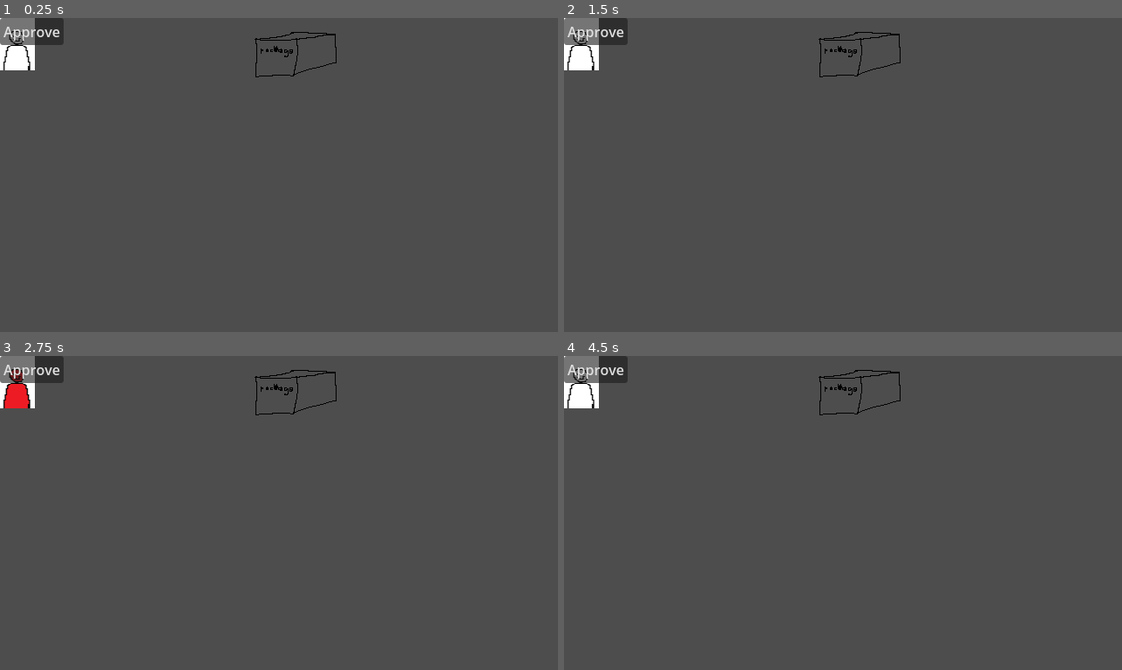
Above: before the commit, frames 1-4 (two rows, left to right).
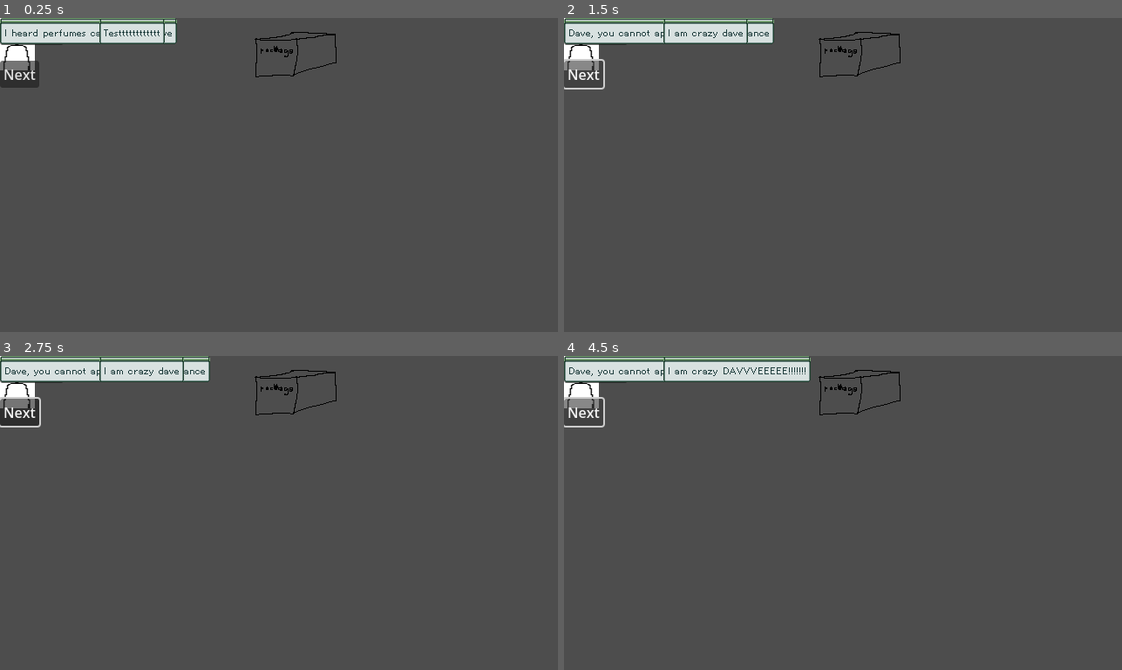
Above: after the commit, the same moments.

Repository: hkattt/blind-box-co
Game: Godot game, scene res://scenes/Main.tscn
Same seed, same stepped clock (60 frames per second), same inputs: the game is played once before the commit and once after it.
Inputs (mouse positions are in pixels of both pictures, inside the frame that each line leads up to):
- Up to frame 1 (0.25 s): no input
- Up to frame 2 (1.5 s): click (586, 74) at 0.5 s, where only the run after the commit has a clickable "Next"; click (586, 74) at 1.25 s, where only the run after the commit has a clickable "Next"
- Up to frame 3 (2.75 s): click "Approve" at 2 s
- Up to frame 4 (4.5 s): click "Approve" at 2.75 s; click "Approve" at 3.5 s; click (586, 412) at 4.25 s, where only the run after the commit has a clickable "Next"

The runs differ from the first frame. In frame 1, 3.0% of the frame differs, in the area x 0-32%, y 0-23%; in frame 2, 3.3%; in frame 3, 3.8%; in frame 4, 3.9%, in the area x 0-45%, y 0-23%.

Commit message:
Created speech bubbles. Started work on Conversation scene

Diff:
--- /dev/null
+++ b/src/data/blind_box_theme.tres
@@ -0,0 +1,17 @@
+[gd_resource type="Theme" load_steps=4 format=3 uid="uid://ddkiveq4ar8ft"]
+
+[ext_resource type="FontFile" uid="uid://ct3hyyyhx1ekm" path="res://assets/font/HelvetiPixel.ttf" id="1_6r2og"]
+[ext_resource type="Texture2D" uid="uid://vk6xhf1hrp23" path="res://assets/ui/text-box.png" id="2_hl4cj"]
+
+[sub_resource type="StyleBoxTexture" id="StyleBoxTexture_bsj0i"]
+texture = ExtResource("2_hl4cj")
+texture_margin_left = 5.0
+texture_margin_top = 10.0
+texture_margin_right = 5.0
+texture_margin_bottom = 5.0
+
+[resource]
+Label/colors/font_color = Color(0.12549, 0.243137, 0.243137, 1)
+Label/font_sizes/font_size = 16
+Label/fonts/font = ExtResource("1_6r2og")
+PanelContainer/styles/panel = SubResource("StyleBoxTexture_bsj0i")
--- /dev/null
+++ b/src/dialogues/conversations/test.json
@@ -0,0 +1,21 @@
+{
+  "type": "conversation",
+  "lines": [
+    {
+      "speaker": "Theorore",
+      "line": "I heard perfumes can be expensive"
+    },
+    {
+      "speaker": "Dave",
+      "line": "I am crazy dave"
+    },
+    {
+      "speaker": "Theorore",
+      "line": "Dave, you cannot appreciate my brilliance"
+    },
+    {
+      "speaker": "Dave",
+      "line": "I am crazy DAVVVEEEEE!!!!!!!"
+    }
+  ]
+}
--- a/src/project.godot
+++ b/src/project.godot
@@ -19,6 +19,7 @@
 
 DayManager="*res://scripts/managers/DayManager.gd"
 GameManager="*res://scripts/managers/GameManager.gd"
+DialogueManager="*res://scripts/managers/DialogueManager.gd"
 
 [display]
 
@@ -27,6 +28,10 @@
 window/stretch/mode="viewport"
 window/stretch/scale_mode="integer"
 
+[gui]
+
+theme/custom="uid://ddkiveq4ar8ft"
+
 [rendering]
 
 renderer/rendering_method="gl_compatibility"
--- a/src/scenes/Interrogation.tscn
+++ b/src/scenes/Interrogation.tscn
@@ -1,6 +1,7 @@
-[gd_scene load_steps=2 format=3 uid="uid://bfv8cebd0myqu"]
+[gd_scene load_steps=3 format=3 uid="uid://bfv8cebd0myqu"]
 
 [ext_resource type="Script" uid="uid://djj2ipq26moa3" path="res://scripts/Interrogation.gd" id="1_wma2k"]
+[ext_resource type="PackedScene" uid="uid://chmvhxmpav5pm" path="res://scenes/ui/Conversation.tscn" id="2_m0gvp"]
 
 [node name="InterrogationMinigame" type="Node2D"]
 script = ExtResource("1_wma2k")
@@ -23,4 +24,6 @@
 offset_bottom = 31.0
 text = "Approve"
 
+[node name="Conversation" parent="." instance=ExtResource("2_m0gvp")]
+
 [connection signal="pressed" from="Approve Button" to="." method="_on_approve_button_pressed"]
--- /dev/null
+++ b/src/scenes/ui/Conversation.tscn
@@ -0,0 +1,21 @@
+[gd_scene load_steps=3 format=3 uid="uid://chmvhxmpav5pm"]
+
+[ext_resource type="Script" uid="uid://cicyixdwclgmh" path="res://scripts/ui/Conversation.gd" id="1_nywg1"]
+[ext_resource type="PackedScene" uid="uid://6or708qkchgm" path="res://scenes/ui/SpeechBubble.tscn" id="1_q61hu"]
+
+[node name="Conversation" type="Node2D"]
+script = ExtResource("1_nywg1")
+
+[node name="SpeechBubble1" parent="." instance=ExtResource("1_q61hu")]
+
+[node name="SpeechBubble2" parent="." instance=ExtResource("1_q61hu")]
+offset_left = 114.0
+offset_right = 189.0
+
+[node name="Next Button" type="Button" parent="."]
+offset_top = 49.0
+offset_right = 45.0
+offset_bottom = 80.0
+text = "Next"
+
+[connection signal="pressed" from="Next Button" to="." method="_on_next_button_pressed"]
--- /dev/null
+++ b/src/scenes/ui/SpeechBubble.tscn
@@ -0,0 +1,18 @@
+[gd_scene load_steps=2 format=3 uid="uid://6or708qkchgm"]
+
+[ext_resource type="Script" uid="uid://bunihotcjfel" path="res://scripts/ui/SpeechBubble.gd" id="1_rkeot"]
+
+[node name="SpeechBubble" type="PanelContainer"]
+texture_filter = 3
+custom_minimum_size = Vector2(0, 30)
+offset_right = 11.0
+offset_bottom = 30.0
+script = ExtResource("1_rkeot")
+
+[node name="MarginContainer" type="MarginContainer" parent="."]
+layout_mode = 2
+
+[node name="Label" type="Label" parent="MarginContainer"]
+texture_filter = 3
+layout_mode = 2
+text = "Testttttttttttt"
--- a/src/scripts/Interrogation.gd
+++ b/src/scripts/Interrogation.gd
@@ -2,11 +2,16 @@
 
 signal interrogation_complete
 
-@onready var character_slot: Control = $CharacterSlot
-@onready var package_slot: Control   = $PackageSlot
+@onready var character_slot: Control    = $CharacterSlot
+@onready var package_slot: Control      = $PackageSlot
+@onready var conversation: Conversation = $Conversation
 
 var character_scene: PackedScene = preload("res://scenes/Character.tscn")
 var package_scene: PackedScene   = preload("res://scenes/Package.tscn")
+
+func _ready() -> void:
+	conversation.load_conversation("test")
+	conversation.start()
 
 func setup(character_data: CharacterData, package_data: PackageData):
 	var character: Node2D = character_scene.instantiate()
--- /dev/null
+++ b/src/scripts/managers/DialogueManager.gd
@@ -0,0 +1,46 @@
+extends Node
+
+var dialogue_index: int = 0
+var dialogue_lines: Array = []
+
+enum DialogueType {
+	CONVERSATION,
+	EXPOSITION
+}
+
+func load_dialogues(type: DialogueType, dialogue_name) -> void:
+	var type_directory = get_dialogue_type_directory(type)
+
+	var file_path = "res://dialogues/{type_directory}/{dialogue_name}.json".format({
+		"type_directory": type_directory,
+		"dialogue_name": dialogue_name
+	})
+
+	if not FileAccess.file_exists(file_path):
+		push_error("Dialogue file not found: " + file_path)
+		return
+
+	var json_as_text: String = FileAccess.get_file_as_string(file_path)
+	var json_as_dict: Dictionary = JSON.parse_string(json_as_text)
+
+	# Set the dialogue lines
+	dialogue_lines = json_as_dict["lines"]
+
+func next_line() -> void:
+	dialogue_index += 1
+
+func get_speaker() -> String:
+	return dialogue_lines[dialogue_index]["speaker"]
+
+func get_line() -> String:
+	return dialogue_lines[dialogue_index]["line"]
+
+func get_dialogue_type_directory(type: DialogueType) -> String:
+	match type:
+		DialogueType.CONVERSATION:
+			return "conversations"
+		DialogueType.EXPOSITION:
+			return "exposition"
+		# Cannot be reached
+		_:
+			return "invalid"
--- /dev/null
+++ b/src/scripts/ui/Conversation.gd
@@ -0,0 +1,33 @@
+class_name Conversation extends Node
+
+@onready var speech_bubble_1: SpeechBubble = $SpeechBubble1
+@onready var speech_bubble_2: SpeechBubble = $SpeechBubble2
+
+var current_bubble = null
+
+func _ready() -> void:
+	speech_bubble_1.hide()
+	speech_bubble_2.hide()
+
+func load_conversation(conversation_name: String) -> void:
+	DialogueManager.load_dialogues(DialogueManager.DialogueType.CONVERSATION, conversation_name)
+	current_bubble = speech_bubble_1
+	var line = DialogueManager.get_line()
+	current_bubble.set_text(line)
+
+func start() -> void:
+	speech_bubble_1.show()
+	speech_bubble_2.show()
+
+func next_line() -> void:
+	switch_bubble()
+	DialogueManager.next_line()
+	var line = DialogueManager.get_line()
+	current_bubble.set_text(line)
+
+func switch_bubble() -> void:
+	current_bubble = speech_bubble_2 if current_bubble == speech_bubble_1 else speech_bubble_1
+
+
+func _on_next_button_pressed() -> void:
+	next_line()
--- /dev/null
+++ b/src/scripts/ui/SpeechBubble.gd
@@ -0,0 +1,15 @@
+class_name SpeechBubble extends Control
+
+@onready var label: Label = $MarginContainer/Label
+
+const speech_bubble_scene: PackedScene = preload("res://scenes/ui/SpeechBubble.tscn")
+
+func set_text(text: String):
+	label.text = text
+
+func fade_out():
+	var tween = create_tween()
+	tween.tween_property(self, "position:y", -50, 1.0)
+
+func fade_in():
+	pass
Binary file added: src/assets/font/HelvetiPixel.ttf
Not shown, added: src/assets/font/HelvetiPixel.ttf.import
Binary file added: src/assets/ui/text-box.png
Not shown, added: src/assets/ui/text-box.png.import
Not shown, added: src/scripts/managers/DialogueManager.gd.uid
Not shown, added: src/scripts/ui/Conversation.gd.uid
Not shown, added: src/scripts/ui/SpeechBubble.gd.uid
Not shown, changed: README.md
